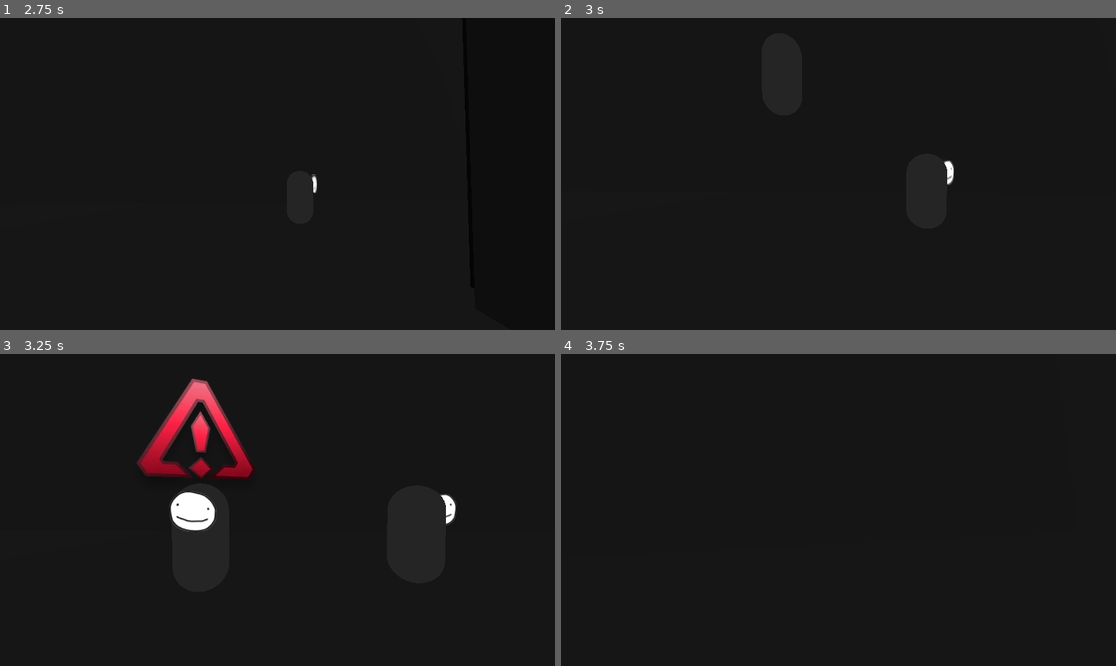
Above: before the commit, frames 1-4 (two rows, left to right).
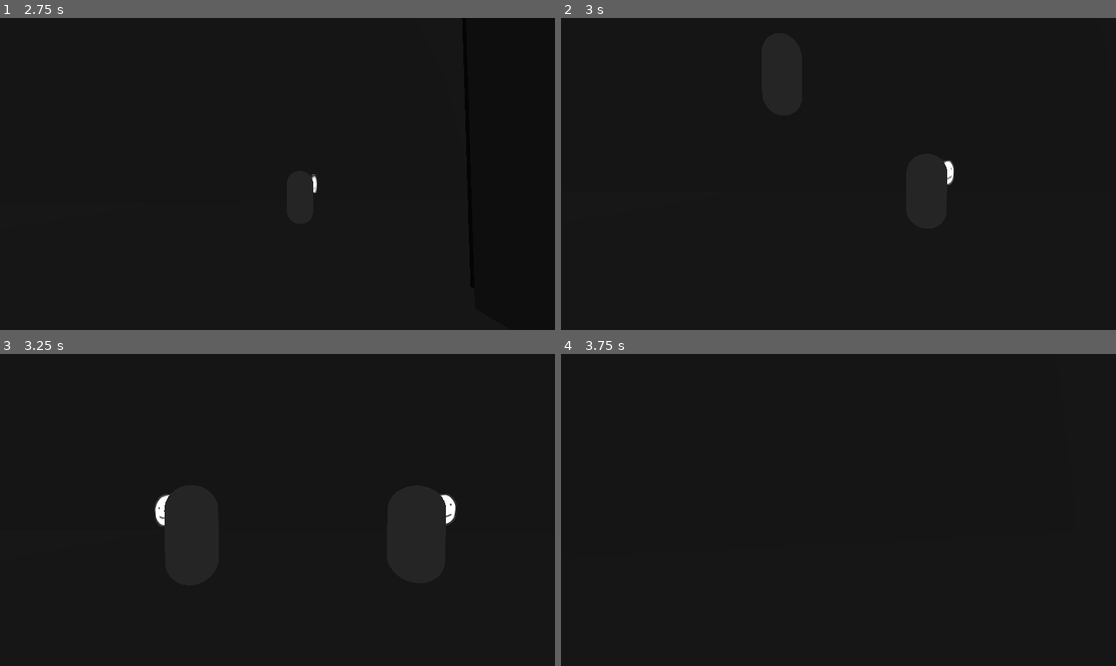
Above: after the commit, the same moments.

Repository: FlashBash21/ScareActorSim
Game: Godot game, scene res://Scenes/testing_scene.tscn
Same seed, same stepped clock (60 frames per second), same inputs: the game is played once before the commit and once after it.
Inputs (mouse positions are in pixels of both pictures, inside the frame that each line leads up to):
- Up to frame 1 (2.75 s): tap Enter at 0.5, 2 s; move the mouse to (305, 174) at 0.52 s; hold Shift (sprint) 0.53-1.28 s; hold W (forward) from 0.53 s (still down); tap Space at 1.25 s; move the mouse to (249, 174) at 1.27 s; tap Shift (sprint) at 1.35 s; move the mouse to (288, 167) at 2.02 s; hold Shift (sprint) from 2.03 s (still down)
- Up to frame 2 (3 s): keep holding W (forward); move the mouse to (832, 180) at 2.77 s; release Shift (sprint) at 2.78 s; tap Shift (sprint) at 2.85 s
- Up to frame 3 (3.25 s): keep holding W (forward)
- Up to frame 4 (3.75 s): keep holding W (forward); move the mouse to (877, 513) at 3.52 s; hold Shift (sprint) from 3.53 s (still down)

Frames 1-2 are identical in both runs. In frame 3, 3.9% of the frame differs, in the area x 24-46%, y 7-57%; in frame 4, nothing differs.

Commit message:
Enemies run

Diff:
--- a/Scripts/Managers/agent_controller.gd
+++ b/Scripts/Managers/agent_controller.gd
@@ -37,6 +37,7 @@
 		enemy.global_position = point
 		agents.append(enemy)
 		enemy.request_new_pos.connect(find_new_pos)
+		enemy.request_flee_pos.connect(find_flee_pos)
 
 #update all agents' target position
 func order_all_agents(pos: Vector3) -> void:
@@ -47,7 +48,18 @@
 	if agents.size() < 10:
 		spawn_agent()
 
-func find_new_pos(ref):
+func find_new_pos(ref) -> void:
 	var point = wander_points.pick_random()
 	if point:
 		ref.set_target_position(point)
+
+func find_flee_pos(ref) -> void:
+	var query_pos = wander_points.duplicate()
+	while true:
+		var point = query_pos.pick_random()
+		var dir_to_point = ref.global_position.direction_to(point)
+		var dir_to_player = ref.global_position.direction_to(TEMP_PLAYER_REF.global_position)
+		if dir_to_player.dot(dir_to_point) < 0:
+			ref.set_target_position(point)
+			return
+		query_pos.erase(point)
--- a/Scripts/basic_enemy.gd
+++ b/Scripts/basic_enemy.gd
@@ -2,6 +2,7 @@
 class_name Enemy
 
 signal request_new_pos(ref)
+signal request_flee_pos(ref)
 
 @onready var nav_agent = $NavigationAgent3D as NavigationAgent3D
 var gravity = ProjectSettings.get_setting("physics/3d/default_gravity")
@@ -34,6 +35,13 @@
 
 	move_and_slide()
 
+	match state:
+		STATES.WANDERING:
+			pass
+		STATES.FLEEING:
+			pass
+
+
 func set_target_position(target_position: Vector3):
 	nav_agent.set_target_position(target_position)
 
@@ -50,6 +58,7 @@
 	var distance = player.global_position - self.global_position
 	if distance.length() <= 8:
 		$CuriousSprite.texture = load("res://Assets/danger.png")
+		request_flee_pos.emit(self)
 	else:
 		$CuriousSprite.texture = load("res://Assets/question mark.png")
 
